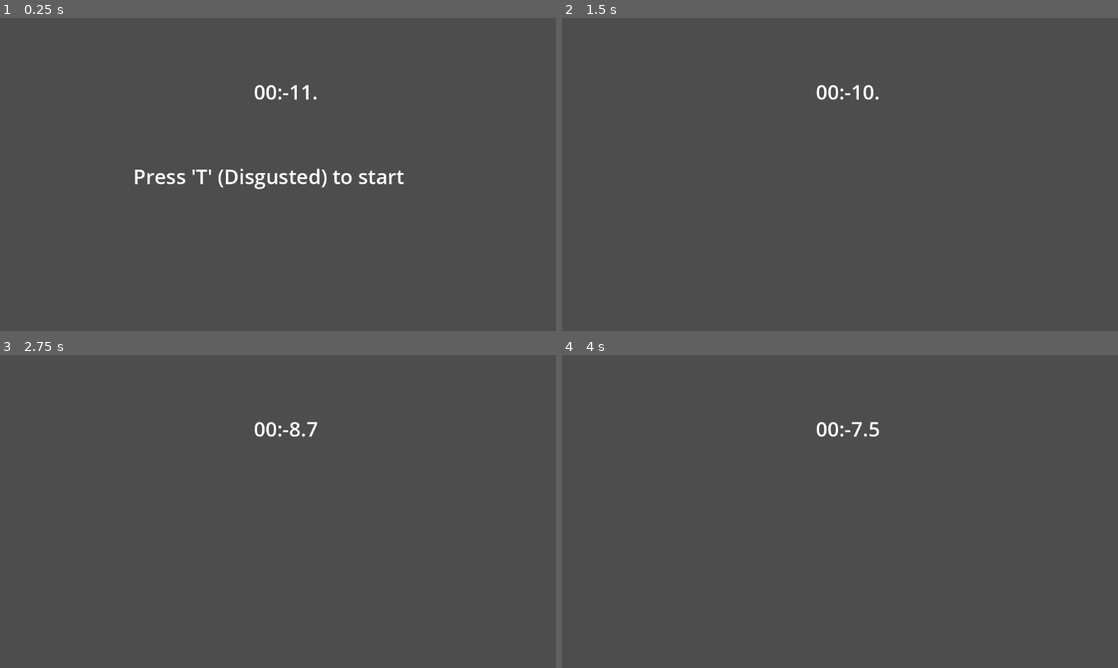
Above: before the commit, frames 1-4 (two rows, left to right).
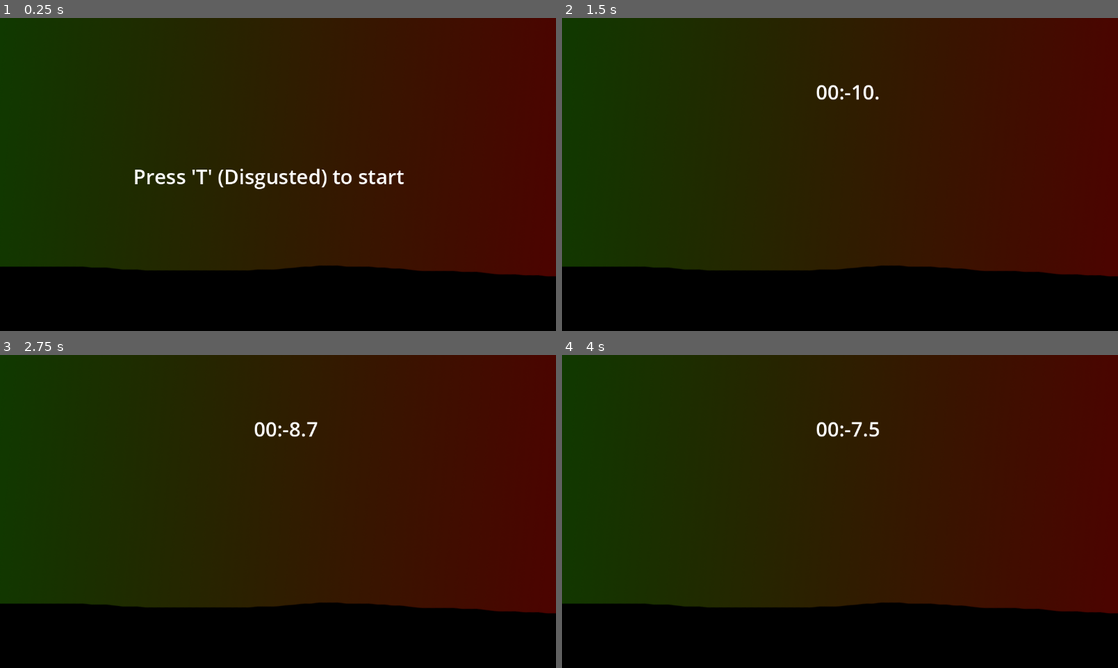
Above: after the commit, the same moments.

Repository: bobjrsenior/ggj2024
Game: Godot game, scene res://scenes/RunnerGame/MainScene.tscn
The game is run twice, just before and just after one commit, with the same random seed, the same clock (stepped at 60 frames per second) and the same inputs.
Inputs:
- Up to frame 1 (0.25 s): no input
- Up to frame 2 (1.5 s): tap T (start) at 0.5 s; hold D (move_right) 0.53-1.28 s; hold T (start) 0.53-1.28 s; tap W (jump) at 0.77 s; hold A (move_left) from 1.28 s (still down); tap S (crouch) at 1.35 s
- Up to frame 3 (2.75 s): tap W (jump) at 1.52 s; tap T (start) at 1.55, 2 s; release A (move_left) at 2.03 s; hold D (move_right) from 2.03 s (still down); hold T (start) from 2.03 s (still down)
- Up to frame 4 (4 s): release T (start) at 2.78 s; tap T (start) at 2.85, 3.8 s; tap W (jump) at 3.02, 3.77 s; release D (move_right) at 3.53 s; hold A (move_left) from 3.53 s (still down); hold S (crouch) from 3.53 s (still down)

The runs differ from the first frame. In frame 1, 99% of the frame differs, in the area x 0-100%, y 0-100%; in frame 2, 100%; in frame 3, 100%; in frame 4, 100%.

Commit message:
Add requirements.txt. Add background song

Diff:
--- a/godot/scenes/RunnerGame/MainScene.tscn
+++ b/godot/scenes/RunnerGame/MainScene.tscn
@@ -1,14 +1,20 @@
-[gd_scene load_steps=6 format=3 uid="uid://c5v5lp7qt27ap"]
+[gd_scene load_steps=8 format=3 uid="uid://c5v5lp7qt27ap"]
 
 [ext_resource type="Script" path="res://scripts/RunnerGame/ObjectSpawner.gd" id="1_qlpge"]
 [ext_resource type="PackedScene" uid="uid://8xg8c2kenxpg" path="res://scenes/RunnerGame/Floor.tscn" id="2_3gjxr"]
 [ext_resource type="PackedScene" uid="uid://rehec6ssp1bi" path="res://scenes/RunnerGame/FloorSpikeNew.tscn" id="3_2evcl"]
 [ext_resource type="PackedScene" uid="uid://d032vrpf1ornq" path="res://scenes/RunnerGame/TallSpikeNew.tscn" id="4_f026j"]
 [ext_resource type="PackedScene" uid="uid://c6u7n3k13aiwd" path="res://scenes/RunnerGame/Player.tscn" id="5_cno8f"]
+[ext_resource type="Texture2D" uid="uid://cj1fknauabt1u" path="res://art/Background.png" id="6_yviii"]
+[ext_resource type="AudioStream" uid="uid://dbbrq2o0nrgx1" path="res://audio/music.ogg" id="7_f2xvc"]
 
 [node name="MainScene" type="Node2D"]
 
-[node name="Camera2D" type="Camera2D" parent="." node_paths=PackedStringArray("timer_text", "start_text")]
+[node name="Sprite2D" type="Sprite2D" parent="."]
+z_index = -1
+texture = ExtResource("6_yviii")
+
+[node name="Camera2D" type="Camera2D" parent="." node_paths=PackedStringArray("timer_text", "start_text", "lose_text", "shared_audio_player")]
 script = ExtResource("1_qlpge")
 floor_fab = ExtResource("2_3gjxr")
 floor_spike_fab = ExtResource("3_2evcl")
@@ -16,6 +22,8 @@
 timer_text = NodePath("../Control/TimerText")
 player_fab = ExtResource("5_cno8f")
 start_text = NodePath("../Control/StartText")
+lose_text = NodePath("../Control/LoseText")
+shared_audio_player = NodePath("../AudioListener2D/AudioStreamPlayer2D2")
 
 [node name="Control" type="Control" parent="."]
 layout_mode = 3
@@ -48,5 +56,30 @@
 offset_bottom = 25.0
 grow_horizontal = 2
 theme_override_font_sizes/normal_font_size = 42
-text = "Press 'T' (Disgusted) to start"
 scroll_active = false
+
+[node name="LoseText" type="RichTextLabel" parent="Control"]
+visible = false
+clip_contents = false
+layout_mode = 1
+anchors_preset = 5
+anchor_left = 0.5
+anchor_right = 0.5
+offset_left = -350.0
+offset_top = -25.0
+offset_right = 350.0
+offset_bottom = 75.0
+grow_horizontal = 2
+theme_override_font_sizes/normal_font_size = 42
+scroll_active = false
+
+[node name="AudioListener2D" type="AudioListener2D" parent="."]
+current = true
+
+[node name="AudioStreamPlayer2D" type="AudioStreamPlayer2D" parent="AudioListener2D"]
+stream = ExtResource("7_f2xvc")
+volume_db = 10.947
+autoplay = true
+
+[node name="AudioStreamPlayer2D2" type="AudioStreamPlayer2D" parent="AudioListener2D"]
+bus = &"sfx"
--- a/godot/scenes/RunnerGame/Player.tscn
+++ b/godot/scenes/RunnerGame/Player.tscn
@@ -10,7 +10,7 @@
 [sub_resource type="CircleShape2D" id="CircleShape2D_upgth"]
 radius = 16.0
 
-[node name="Player" type="Node2D" node_paths=PackedStringArray("character_sprite", "audio_player")]
+[node name="Player" type="Node2D" node_paths=PackedStringArray("character_sprite")]
 script = ExtResource("1_w084j")
 character_sprite = NodePath("Sprite2D")
 neutral_sprite = ExtResource("1_ygm7i")
@@ -18,7 +18,6 @@
 sad_sprite = ExtResource("4_cfma7")
 happy_audio = ExtResource("5_xvrvb")
 sad_audio = ExtResource("6_co617")
-audio_player = NodePath("AudioListener2D/AudioStreamPlayer2D")
 
 [node name="Sprite2D" type="Sprite2D" parent="."]
 scale = Vector2(0.125, 0.125)
@@ -30,10 +29,4 @@
 [node name="CollisionShape2D" type="CollisionShape2D" parent="Area2D"]
 shape = SubResource("CircleShape2D_upgth")
 
-[node name="AudioListener2D" type="AudioListener2D" parent="."]
-current = true
-
-[node name="AudioStreamPlayer2D" type="AudioStreamPlayer2D" parent="AudioListener2D"]
-bus = &"sfx"
-
 [connection signal="area_entered" from="Area2D" to="." method="_on_area_2d_area_entered"]
--- a/godot/scripts/RunnerGame/GlobalVariables.gd
+++ b/godot/scripts/RunnerGame/GlobalVariables.gd
@@ -10,5 +10,6 @@
 var time_elapsed_real = time_elapsed_real_default
 var time_elapsed_virtual = time_elapsed_virtual_default
 var game_started = false
+var game_lost = false
 
-var speed_ratio_to_audio_speed = 4
+@export var shared_audio_player: AudioStreamPlayer2D
--- a/godot/scripts/RunnerGame/ObjectSpawner.gd
+++ b/godot/scripts/RunnerGame/ObjectSpawner.gd
@@ -11,22 +11,31 @@
 @export var timer_text: RichTextLabel
 @export var player_fab: PackedScene
 @export var start_text: RichTextLabel
+@export var lose_text: RichTextLabel
+@export var shared_audio_player: AudioStreamPlayer2D
 var spawned_player = false
 var last_floor: Node
 
 
 # Called when the node enters the scene tree for the first time.
 func _ready():
+	GlobalVariables.game_lost = false
+	GlobalVariables.game_started = false
 	GlobalVariables.speed_ratio = GlobalVariables.speed_ratio_default
 	GlobalVariables.speed_ratio_increase_per_second = GlobalVariables.speed_ratio_increase_per_second_default
 	GlobalVariables.time_elapsed_real = GlobalVariables.time_elapsed_real_default
 	GlobalVariables.time_elapsed_virtual = GlobalVariables.time_elapsed_virtual_default
-	set_timer_text()
+	GlobalVariables.shared_audio_player = shared_audio_player
+	start_text.text = "Press 'T' (Disgusted) to start"
+	timer_text.text = ""
 
 
 # Called every frame. 'delta' is the elapsed time since the previous frame.
 func _process(delta):
-	if GlobalVariables.game_started:
+	if GlobalVariables.game_lost:
+		lose_text.visible = true
+		lose_text.text = "You Lose, 'T' (Disgusted) to reload"
+	elif GlobalVariables.game_started:
 		GlobalVariables.time_elapsed_real += delta
 		GlobalVariables.time_elapsed_virtual += delta * GlobalVariables.speed_ratio
 		timer_for_spawn_floor_time += delta * GlobalVariables.speed_ratio
@@ -83,13 +92,15 @@
 func set_timer_text():
 	var format_string = "%02d:%0.4f"
 	var int_time = int(GlobalVariables.time_elapsed_real)
-	timer_text.text = format_string % [int_time / 60, GlobalVariables.time_elapsed_real - (int_time / 60)]
+	timer_text.text = format_string % [int_time / 60, GlobalVariables.time_elapsed_real - (60 * (int_time / 60))]
 
 func _input(event):
-	if !GlobalVariables.game_started:
-		if event.is_action_pressed("start"):
-			if start_text.visible:
-				start_text.visible = false
-				GlobalVariables.game_started = true
-			else:
-				get_tree().reload_current_scene()
+	if event.is_action_pressed("start"):
+		if GlobalVariables.game_lost:
+			lose_text.text = ""
+			lose_text.visible = false
+			get_tree().reload_current_scene()
+		elif !GlobalVariables.game_started:
+			start_text.visible = false
+			start_text.text = ""
+			GlobalVariables.game_started = true
--- a/godot/scripts/RunnerGame/RunnerPlayerHandler.gd
+++ b/godot/scripts/RunnerGame/RunnerPlayerHandler.gd
@@ -12,7 +12,7 @@
 @export var sad_sprite: Resource
 @export var happy_audio: AudioStreamOggVorbis
 @export var sad_audio: AudioStreamOggVorbis
-@export var audio_player: AudioStreamPlayer2D
+var audio_player: AudioStreamPlayer2D
 var audio_bus_index = AudioServer.get_bus_index("sfx")
 var pitch_effect = AudioServer.get_bus_effect(audio_bus_index, 0)
 var default_y_value: float
@@ -26,6 +26,7 @@
 func _ready():
 	default_y_value = position.y
 	character_sprite.texture = neutral_sprite
+	audio_player = GlobalVariables.shared_audio_player
 
 
 # Called every frame. 'delta' is the elapsed time since the previous frame.
@@ -81,4 +82,5 @@
 func _on_area_2d_area_entered(area):
 	print("You Lose")
 	GlobalVariables.game_started = false
+	GlobalVariables.game_lost = true
 	queue_free()
Binary file added: godot/art/Background.png
Not shown, added: godot/art/Background.png.import
Not shown, added: godot/audio/music.ogg.import
Not shown, added: godot/audio/music.ogg
Not shown, added: server/requirements.txt
